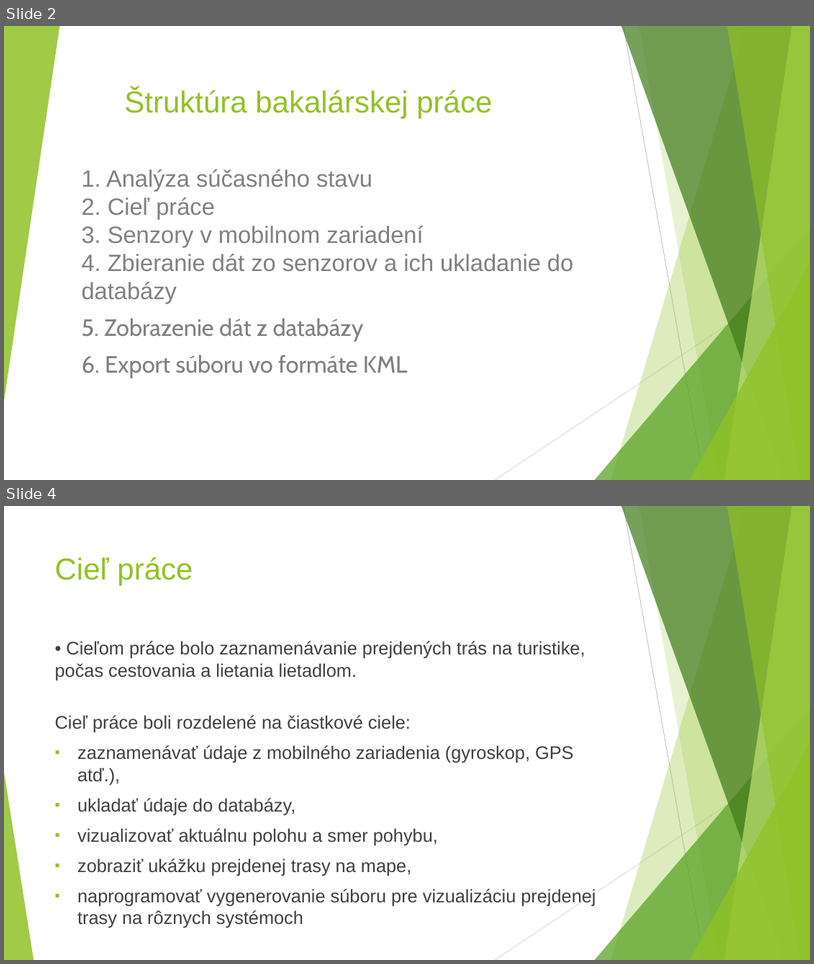
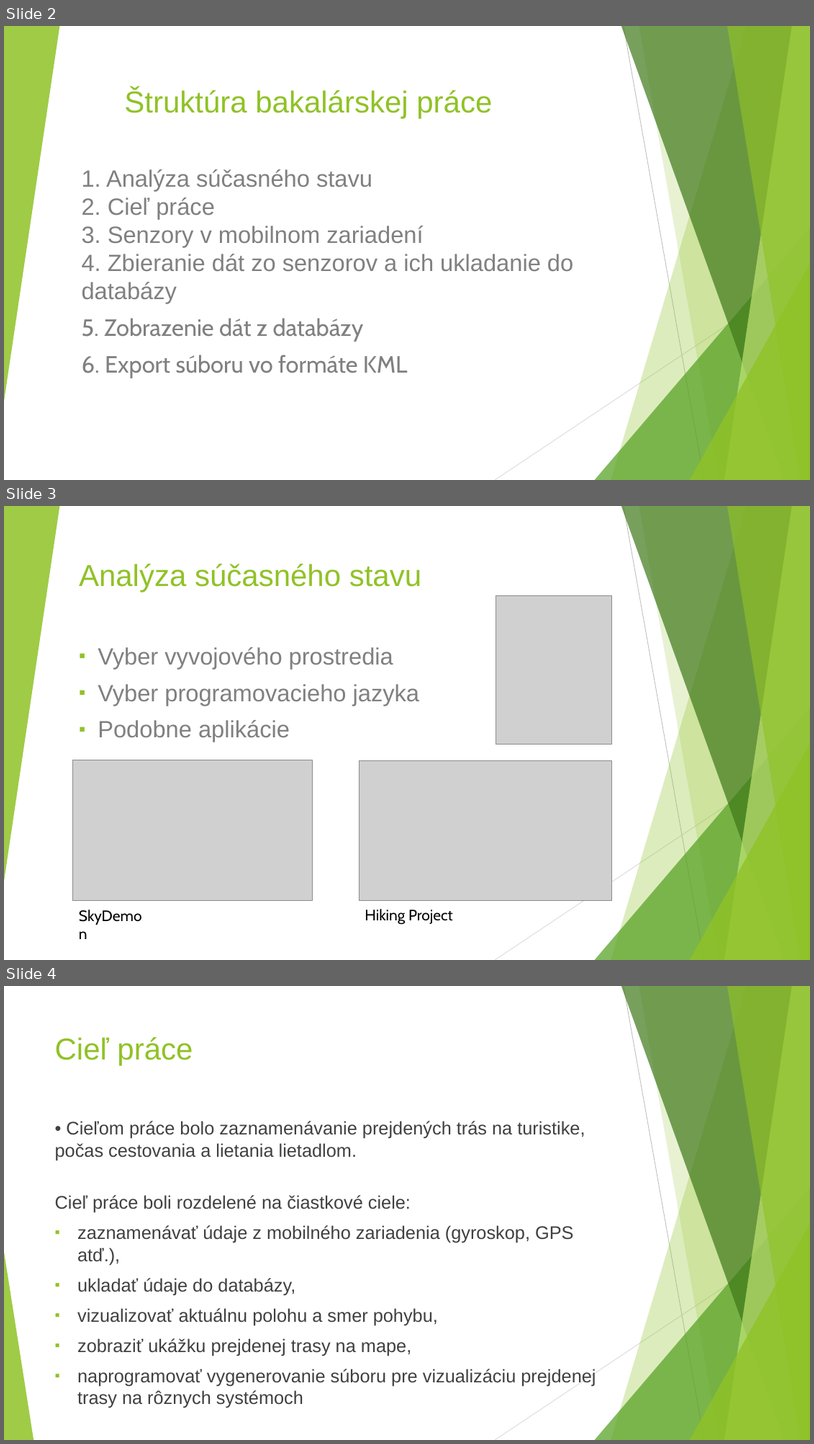
Before and after one commit to gameblaer/zaverecna_praca_bc, a slide deck: Prezentacia_Vrták_Martin.pptx. Shown one above the other, each under a label of ours: slides 2 and 4 before the commit, slides 2, 3 and 4 after it; the slides between them are not shown. The pictures are 814x964 and 814x1444 pixels, drawn with LibreOffice and Linux fonts; fonts in the diff are those of the drawing; grey boxes stand for pictures. Boxes give left, top, right and bottom in pixels: in the first picture for what was removed or moved away, otherwise in the second. Text is boxed around its words. In the diff, an @@ line names an element or a change of style, - is before the commit and + after.

```diff
--- a/Prezentacia_Vrták_Martin.pptx
+++ b/Prezentacia_Vrták_Martin.pptx
@@ slide 3 added at (4, 506, 810, 960), background #FFFFFF; not listed: 10 template elements that a slide beside it also shows @@
@@ title added at (79, 564, 422, 592), 36 pt, text #90C226 @@
+Analýza súčasného stavu
@@ picture added at (496, 595, 612, 744) @@
@@ subtitle added at (98, 647, 419, 741), 28 pt, text #808080 @@
+▪ Vyber vyvojového prostredia
+▪ Vyber programovacieho jazyka
+▪ Podobne aplikácie
@@ picture added at (73, 760, 313, 901) @@
@@ picture added at (360, 761, 612, 901) @@
@@ text added at (73, 903, 154, 928), 18 pt, text #000000 @@
+SkyDemon
@@ text added at (365, 908, 453, 924), 18 pt, text #000000 @@
+Hiking Project
```
Also in this commit, not shown: 3 slides changed, 1 other slide added, 1 slide removed.
